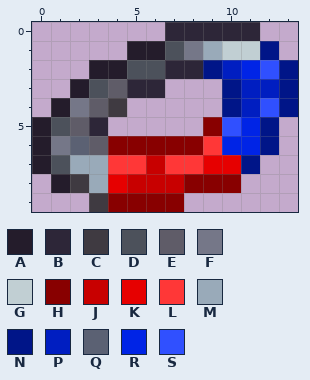
File history of a pixel-art sprite, Items/Accessories/FusionBand.png. The picture above is the old version.
The file is 28x20 pixels, drawn in blocks of 2x2; one block is one cell here.
Palette (. is transparent): A #241c2b  B #2d2638  C #3f3a41  D #4c515b  E #5f5c68  F #757788  G #c1cfd3  H #880000  J #c80000  K #e60000  L #ff3737  M #99aab9  N #001588  P #001ec1  Q #5b6173  R #0024e6  S #3050ff
Pixels before, first column x 0:
 0 .......BBBBB..
 1 .....AADFMGGN.
 2 ...AADDBBNPRSN
 3 ..ADEBB...NPPN
 4 .AFEC.....NPSN
 5 ADEB.....HSRN.
 6 AFQEHHHHHLRRN.
 7 ADMMLLJLLKKN..
 8 .ACMKJJJHHH...
 9 ...CHHHH......
New version:
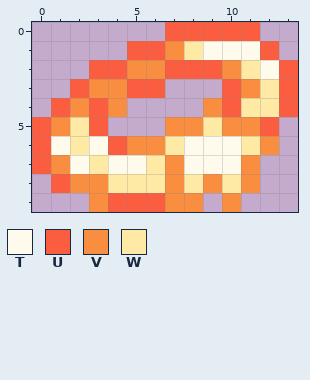
Colours new in this view: T #fffbec  U #fa5d40  V #fa8e40  W #ffeaa5
Commit: V0.0.0.2 idk man
What changed:
Changed rows in their new state; - is an unchanged pixel.
first column x 0:
 0 -------UUUUU--
 1 -----UUVWTTTU-
 2 ---UUVVUUUVWTU
 3 --UVVUU---UVWU
 4 -UVUV----VUWWU
 5 UVWU---VVWVVU-
 6 UTWTUVVWTTTWV-
 7 UVTWTTWVTTTV--
 8 -UVVWWWVWVWV--
 9 ---VUUUVV-V---
